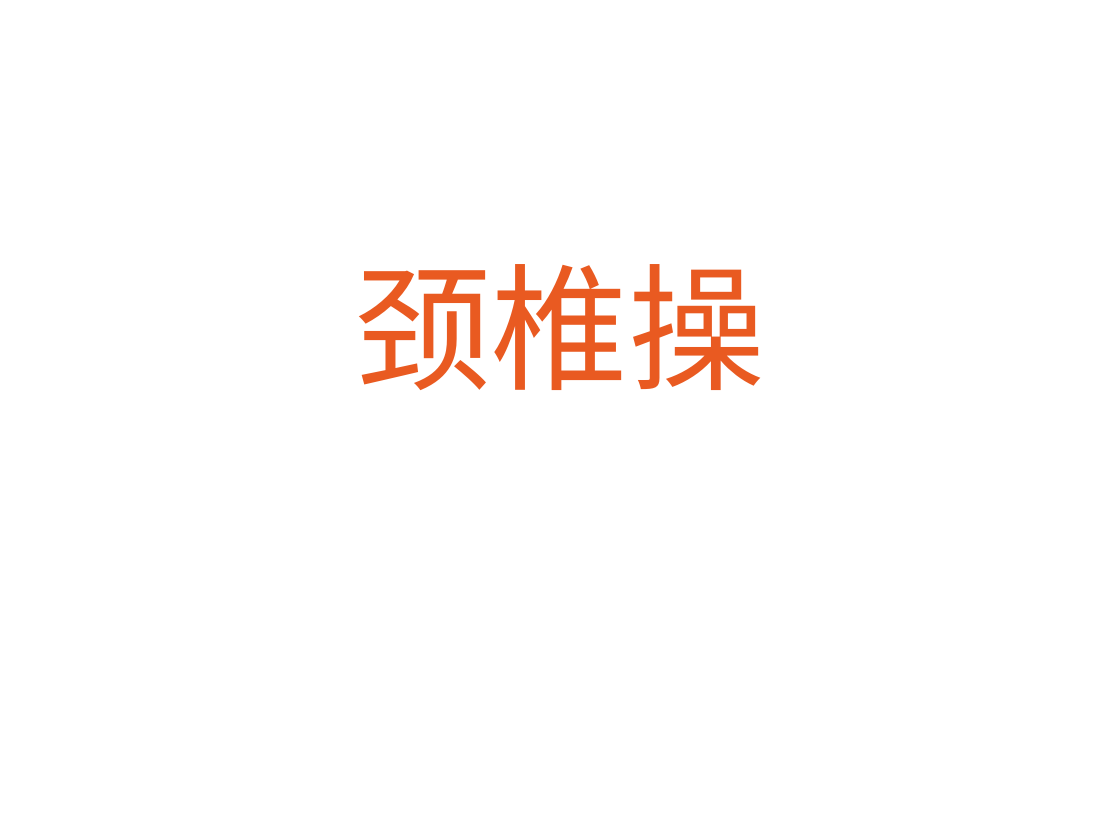
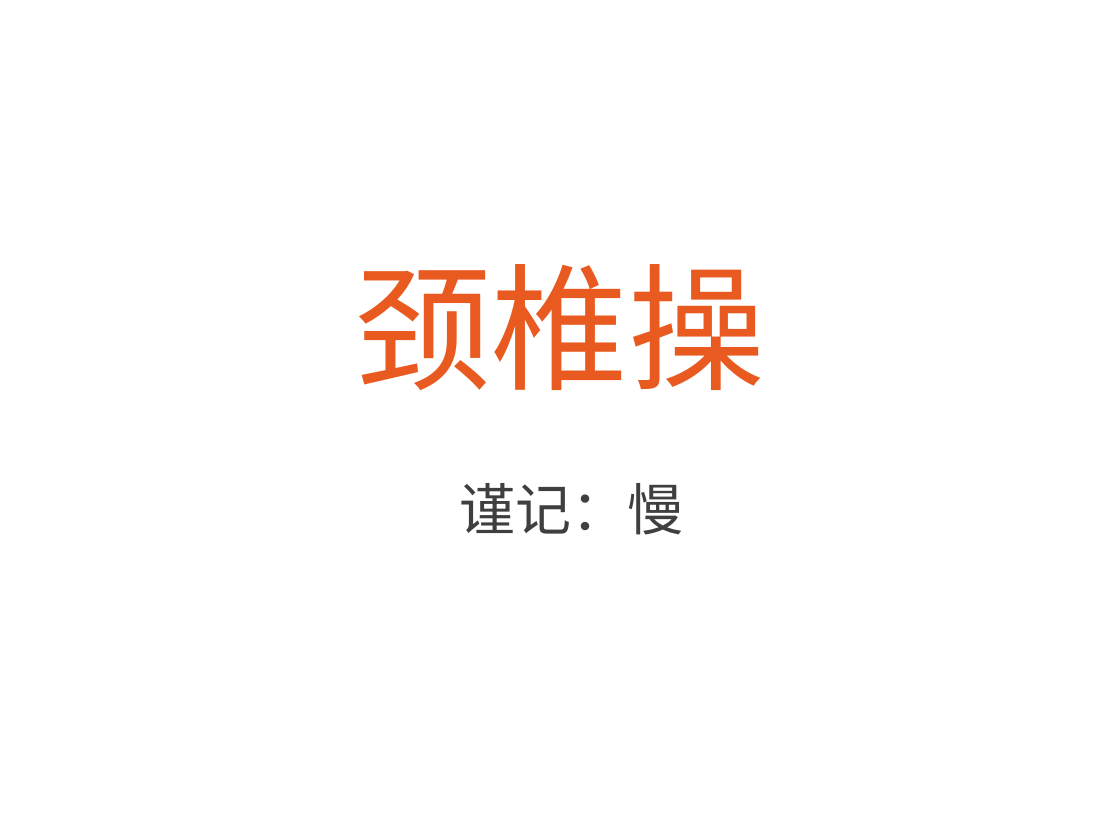
Before and after one commit to CatMan1994/file, a slide deck: slide 1 of 中医与养生分享会/颈椎操.ppt. Drawn at 1120x840 pixels with LibreOffice and Linux fonts; fonts in the diff are those of the drawing; background and template pictures are left out. Boxes give left, top, right and bottom in pixels: in the first picture for what was removed or moved away, otherwise in the second. Text is boxed around its words. In the diff, an @@ line names an element or a change of style, - is before the commit and + after.

```diff
--- a/中医与养生分享会/颈椎操.ppt
+++ b/中医与养生分享会/颈椎操.ppt
@@ text added at (459, 483, 683, 535), 36 pt, text #3F3F3F @@
+谨记：慢
```
Also in this commit, not shown: 1 other slide changed, 1 other file.
